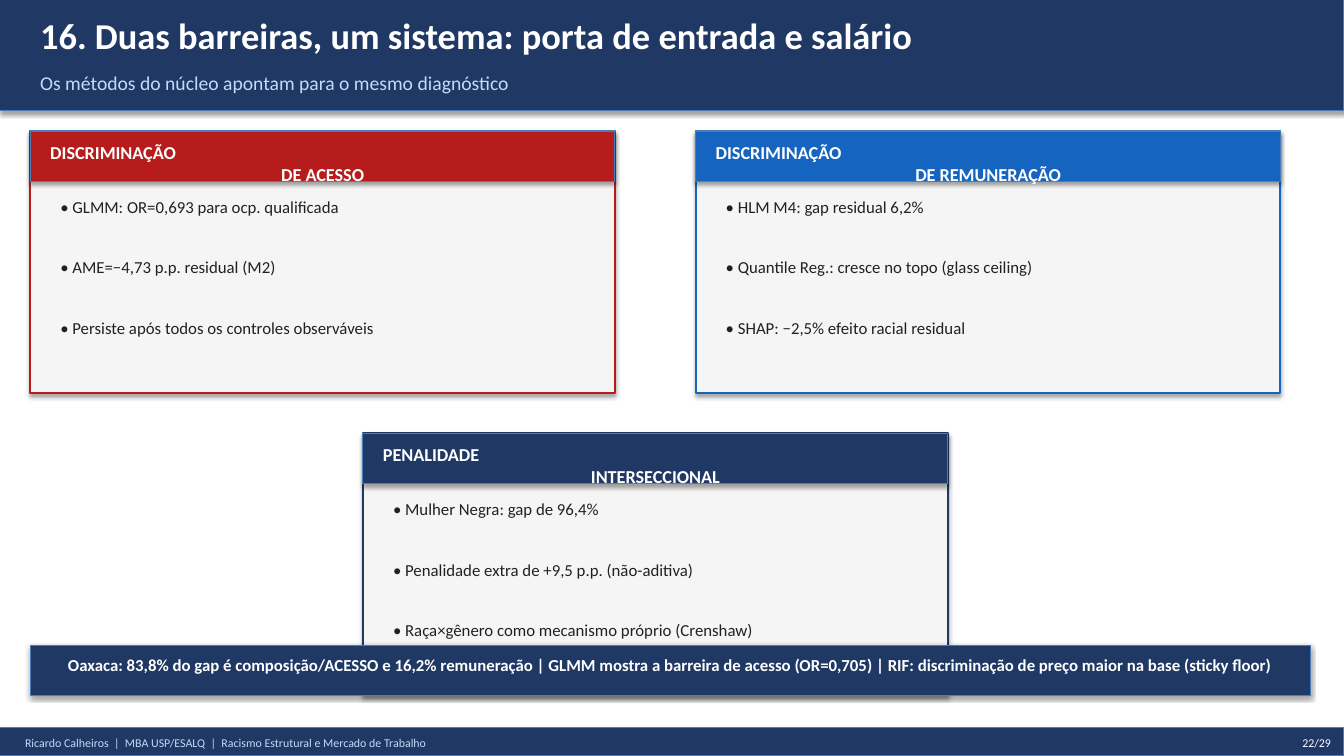
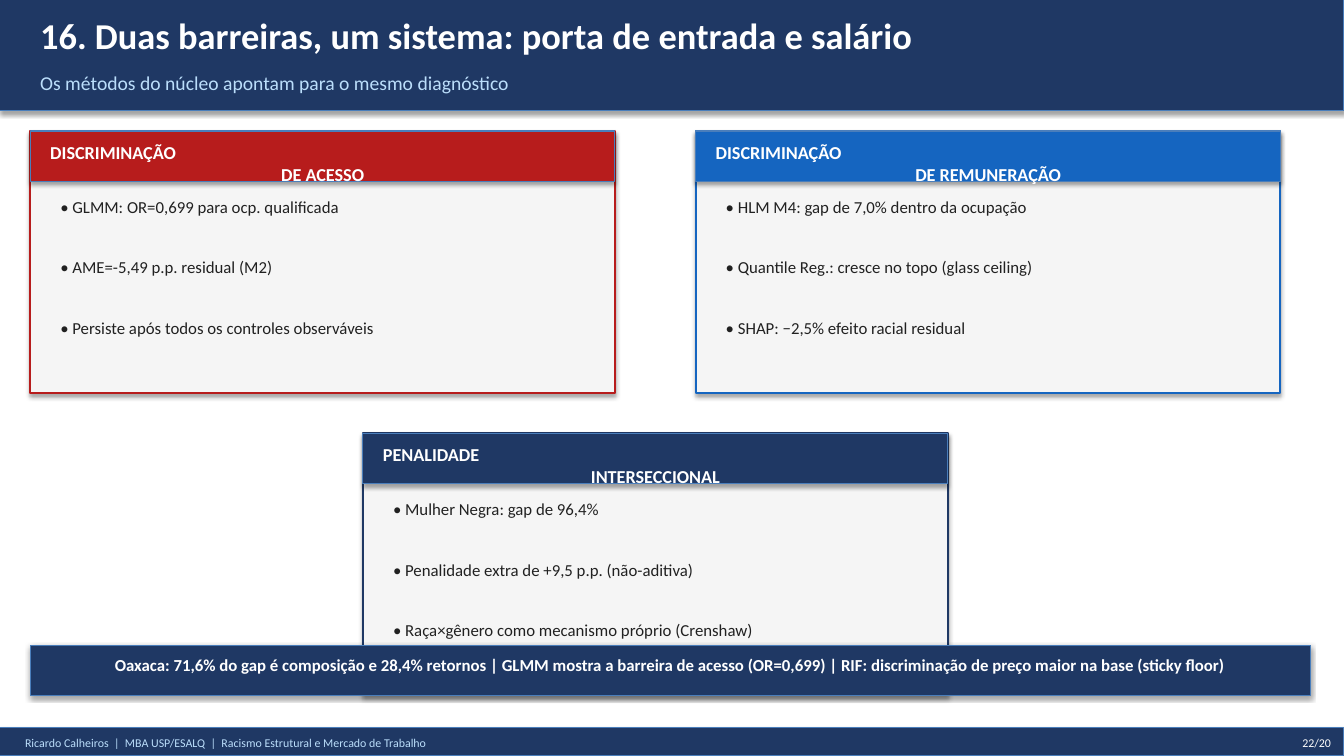
Before and after one commit to rickinrj-ux/ProjetoRacismoPNAD, a slide deck: slide 18 of entregaveis/apresentacao_tcc.pptx. Drawn at 1344x756 pixels with LibreOffice and Linux fonts; fonts in the diff are those of the drawing. Boxes give left, top, right and bottom in pixels: in the first picture for what was removed or moved away, otherwise in the second. Text is boxed around its words. In the diff, an @@ line names an element or a change of style, - is before the commit and + after.

```diff
--- a/entregaveis/apresentacao_tcc.pptx
+++ b/entregaveis/apresentacao_tcc.pptx
@@ text at <box>72,201,338,216</box>: text changed @@
-• GLMM: OR=0,693 para ocp. qualificada
+• GLMM: OR=0,699 para ocp. qualificada
@@ text at <box>738,201,1026,216</box>: text changed @@
-• HLM M4: gap residual 6,2%
+• HLM M4: gap de 7,0% dentro da ocupação
@@ text at <box>72,261,272,276</box>: text changed @@
-• AME=−4,73 p.p. residual (M2)
+• AME=-5,49 p.p. residual (M2)
@@ text at <box>115,658,1225,674</box>: text changed @@
-Oaxaca: 83,8% do gap é composição/ACESSO e 16,2% remuneração | GLMM mostra a barreira de acesso (OR=0,705) | RIF: discriminação de preço maior na base (sticky floor)
+Oaxaca: 71,6% do gap é composição e 28,4% retornos | GLMM mostra a barreira de acesso (OR=0,699) | RIF: discriminação de preço maior na base (sticky floor)
@@ text at <box>1302,739,1331,748</box>: text changed @@
-22/29
+22/20
```
Also in this commit, not shown: 16 other slides changed, 3 slides added, 3 slides removed, 1 other file.
